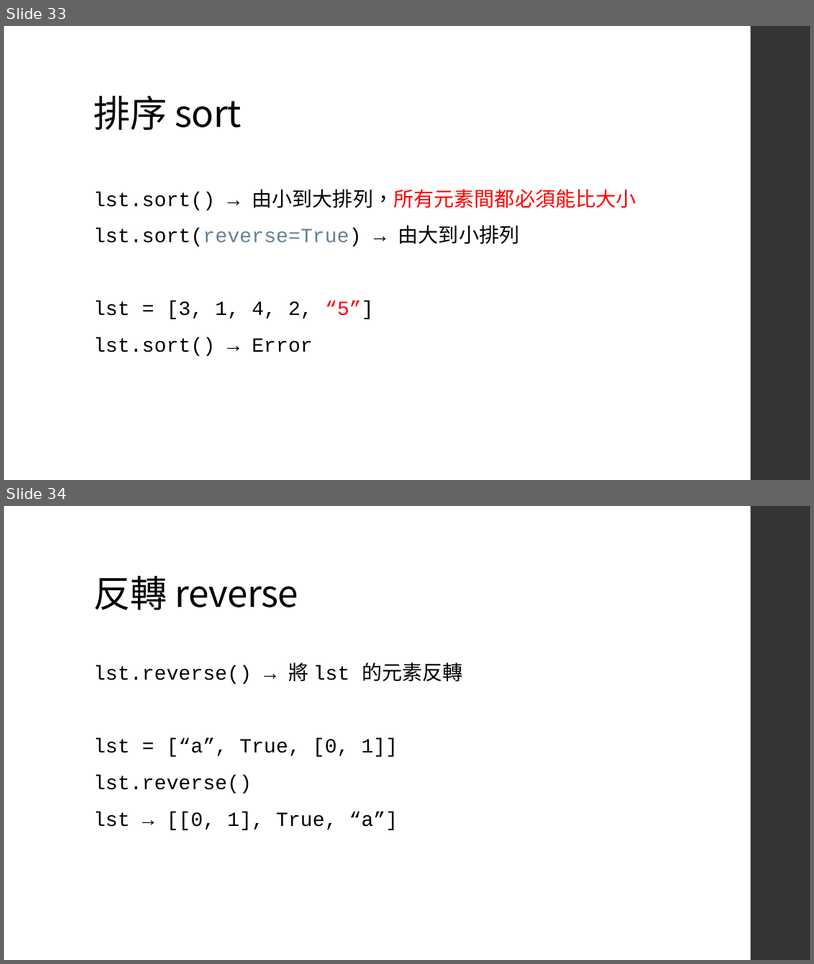
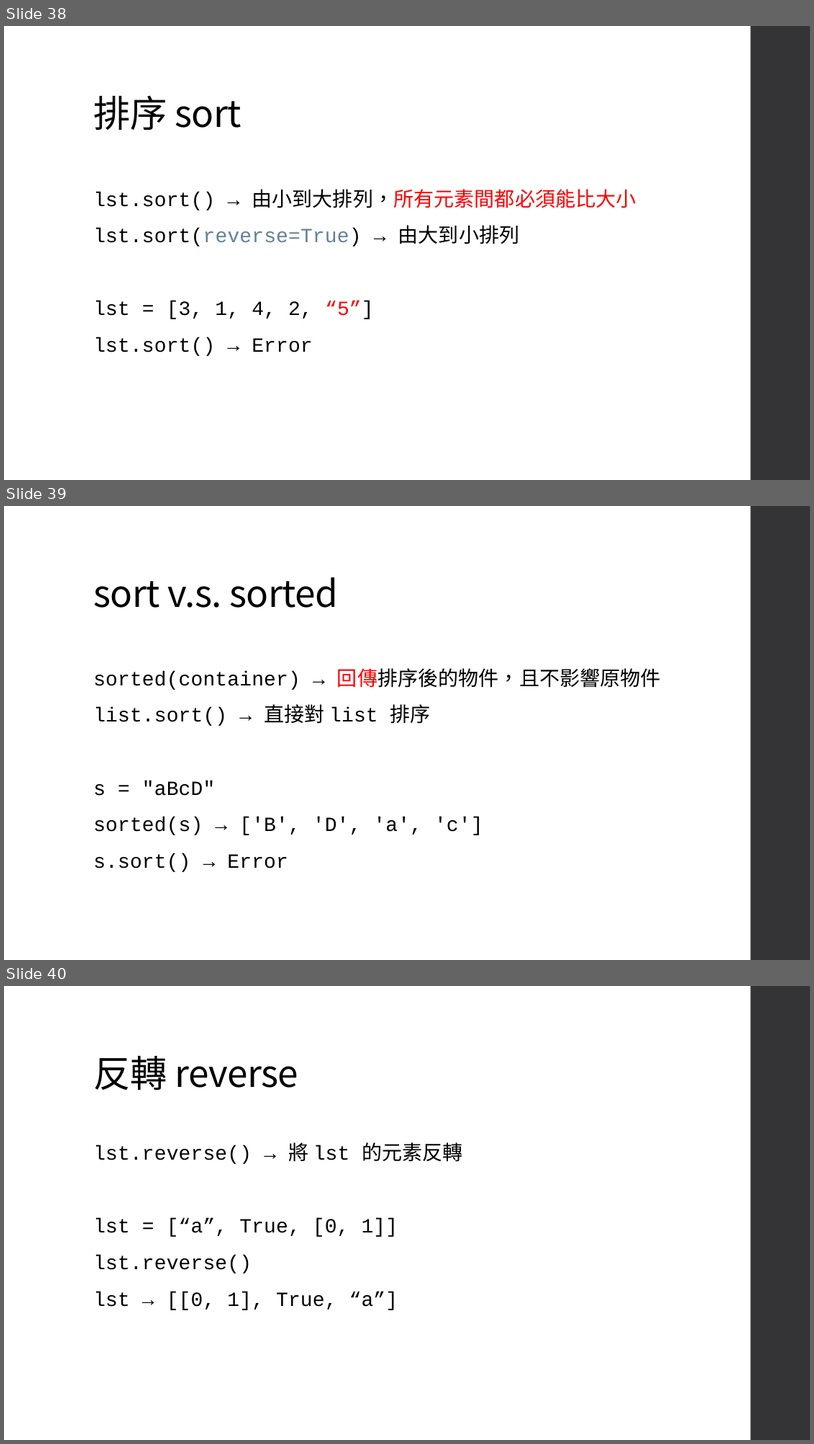
Before and after one commit to an920107/ServiceLearning, a slide deck: Class 4 字串、串列、迭代.pptx. Shown one above the other, each under a label of ours: slides 33 and 34 before the commit, slides 38, 39 and 40 after it. The pictures are 814x964 and 814x1444 pixels, drawn with LibreOffice and Linux fonts; fonts in the diff are those of the drawing. Boxes give left, top, right and bottom in pixels: in the first picture for what was removed or moved away, otherwise in the second. Text is boxed around its words. In the diff, an @@ line names an element or a change of style, - is before the commit and + after.

```diff
--- a/Class 4 字串、串列、迭代.pptx
+++ b/Class 4 字串、串列、迭代.pptx
@@ slide 39 added at (4,506,810,960), background #FFFFFF; not listed: 1 template element that a slide beside it also shows @@
@@ title added at (93,577,338,608), 44 pt, text #000000 @@
+sort v.s. sorted
@@ text added at (93,668,661,872), 24 pt, text #000000 @@
+sorted(container) → 回傳排序後的物件，且不影響原物件
+list.sort() → 直接對 list 排序
+s = "aBcD"
+sorted(s) → ['B', 'D', 'a', 'c']
+s.sort() → Error
@@ what was slide 33 is now slide 38 @@
@@ what was slide 34 is now slide 40 @@
```
Also in this commit, not shown: 5 other slides added, 1 other file.
